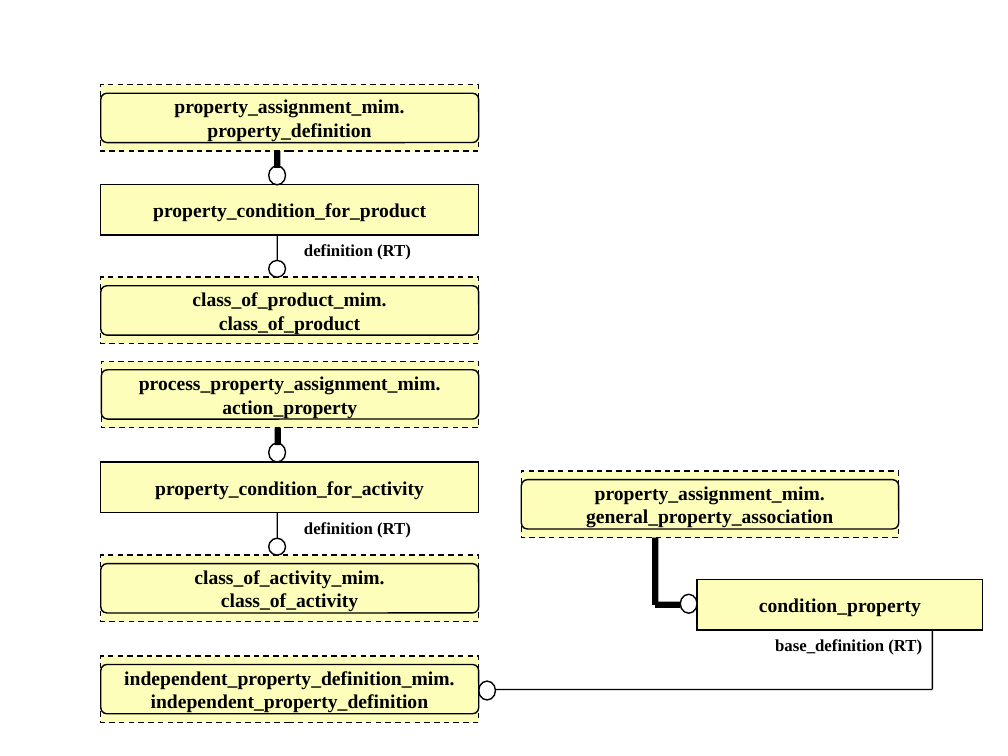
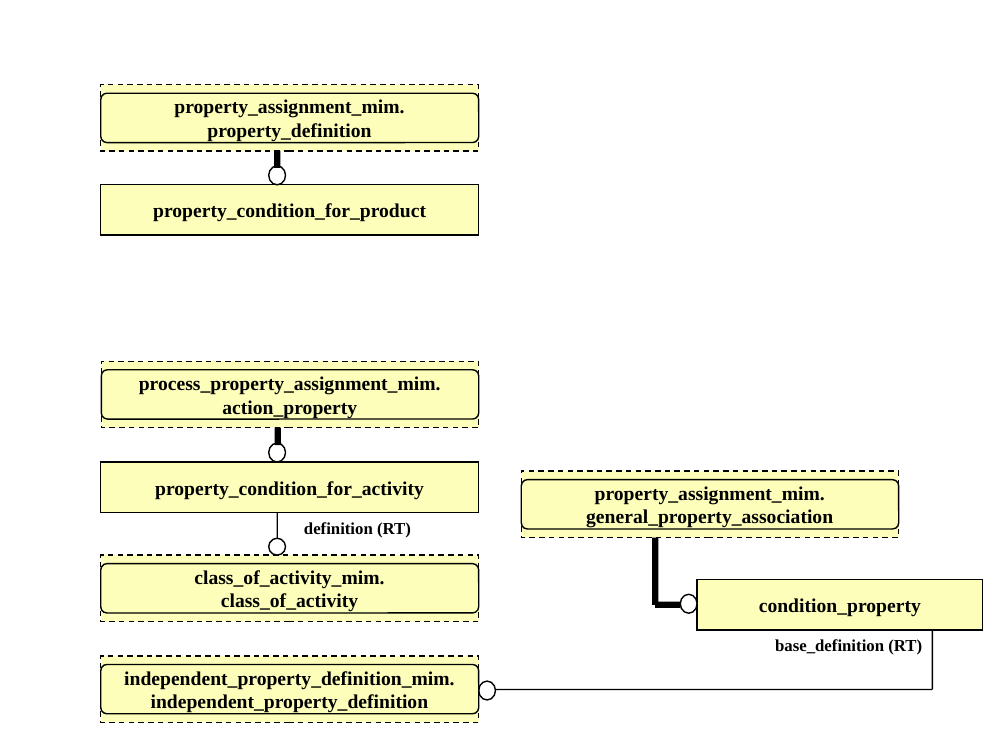
Before and after one commit to starseeker/stepmod_mirror, a slide deck: slide 4 of data/modules/property_condition/property_condition.ppt. Drawn at 1008x756 pixels with LibreOffice and Linux fonts; fonts in the diff are those of the drawing. Boxes give left, top, right and bottom in pixels: in the first picture for what was removed or moved away, otherwise in the second. Text is boxed around its words. In the diff, an @@ line names an element or a change of style, - is before the commit and + after.

Commit message:
product property assignment bug

```diff
--- a/data/modules/property_condition/property_condition.ppt
+++ b/data/modules/property_condition/property_condition.ppt
@@ line removed from (277, 260) to (277, 235) @@
@@ ellipse removed at (269,260,286,277) @@
@@ text removed at (304,244,411,260) @@
-definition (RT)
@@ rectangle removed at (101,277,479,344) @@
-class_of_product_mim.
-class_of_product
@@ rounded rectangle removed at (101,286,479,336) @@
```
Also in this commit, not shown: 11 other files.
